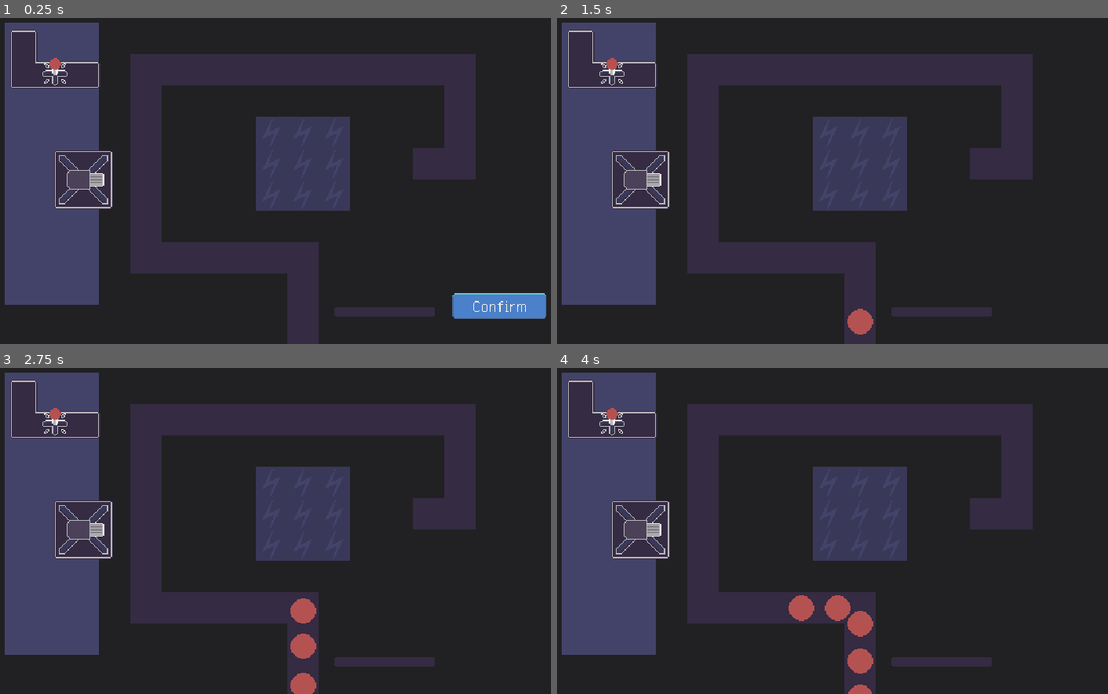
Above: before the commit, frames 1-4 (two rows, left to right).
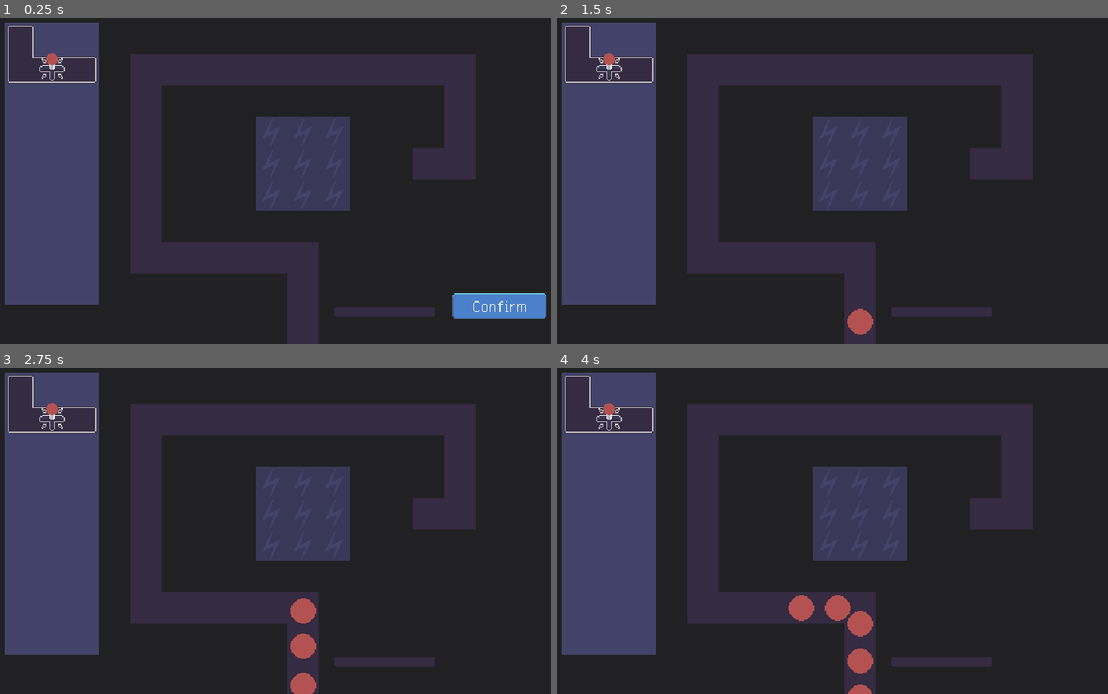
Above: after the commit, the same moments.

Repository: JeppeLindberg/tavern_game_jam_a24
Game: Godot game, scene res://scenes/main.tscn
The game is run twice, just before and just after one commit, with the same random seed, the same clock (stepped at 60 frames per second) and the same inputs.
Inputs (mouse positions are in pixels of both pictures, inside the frame that each line leads up to):
- Up to frame 1 (0.25 s): no input
- Up to frame 2 (1.5 s): click (1058, 304) at 0.5 s; tap Enter at 1.25 s; move the mouse to (981, 151) at 1.27 s; tap R (rotate) at 1.35 s; click (981, 151) at 1.42 s
- Up to frame 3 (2.75 s): move the mouse to (159, 534) at 2.02 s; tap R (rotate) at 2.1 s; click (159, 534) at 2.17 s
- Up to frame 4 (4 s): move the mouse to (909, 439) at 2.77 s; tap R (rotate) at 2.85, 3.6 s; click (909, 439) at 2.92 s; move the mouse to (810, 589) at 3.52 s; click (810, 589) at 3.67 s

The runs differ from the first frame. In frame 1, 2.5% of the frame differs, in the area x 1-21%, y 2-59%; in frame 2, 2.5%; in frame 3, 2.5%; in frame 4, 2.5%.

Commit message:
progress

Diff:
--- /dev/null
+++ b/prefabs/buildings/weakness_beam.tscn
@@ -0,0 +1,56 @@
+[gd_scene load_steps=6 format=3 uid="uid://c4c6w4apt54hw"]
+
+[ext_resource type="Script" path="res://scripts/building.gd" id="1_raymx"]
+[ext_resource type="TileSet" uid="uid://c7erlb2ig5mgi" path="res://tileset.tres" id="2_woav5"]
+[ext_resource type="Script" path="res://scripts/towers/minigun_tower.gd" id="3_vnxr1"]
+[ext_resource type="PackedScene" uid="uid://d1qgffjx2schp" path="res://prefabs/bullet.tscn" id="4_0x4kp"]
+
+[sub_resource type="RectangleShape2D" id="RectangleShape2D_jbq41"]
+size = Vector2(32, 32)
+
+[node name="minigun_tower" type="StaticBody2D"]
+script = ExtResource("1_raymx")
+building_name = "Minigun Tower"
+building_desc = "Shoots a hail of bullets in a single direction"
+
+[node name="sprite" type="TileMapLayer" parent="."]
+position = Vector2(-16, -16)
+tile_map_data = PackedByteArray(0, 0, 0, 0, 0, 0, 0, 0, 7, 0, 3, 0, 0, 0, 1, 0, 0, 0, 0, 0, 8, 0, 3, 0, 0, 0, 1, 0, 1, 0, 0, 0, 8, 0, 4, 0, 0, 0, 0, 0, 1, 0, 0, 0, 7, 0, 4, 0, 0, 0)
+tile_set = ExtResource("2_woav5")
+
+[node name="sprite2" type="TileMapLayer" parent="."]
+z_index = 2
+position = Vector2(-16, -16)
+tile_map_data = PackedByteArray(0, 0, 0, 0, 0, 0, 0, 0, 11, 0, 3, 0, 0, 0, 1, 0, 0, 0, 0, 0, 12, 0, 3, 0, 0, 0, 1, 0, 1, 0, 0, 0, 12, 0, 4, 0, 0, 0, 0, 0, 1, 0, 0, 0, 11, 0, 4, 0, 0, 0)
+tile_set = ExtResource("2_woav5")
+
+[node name="collider" type="CollisionShape2D" parent="."]
+shape = SubResource("RectangleShape2D_jbq41")
+debug_color = Color(0, 0.6, 0.701961, 0)
+
+[node name="collider2" type="CollisionShape2D" parent="."]
+position = Vector2(0, 32)
+shape = SubResource("RectangleShape2D_jbq41")
+debug_color = Color(0, 0.6, 0.701961, 0)
+
+[node name="collider3" type="CollisionShape2D" parent="."]
+position = Vector2(32, 32)
+shape = SubResource("RectangleShape2D_jbq41")
+debug_color = Color(0, 0.6, 0.701961, 0)
+
+[node name="collider4" type="CollisionShape2D" parent="."]
+position = Vector2(32, 0)
+shape = SubResource("RectangleShape2D_jbq41")
+debug_color = Color(0, 0.6, 0.701961, 0)
+
+[node name="tower" type="Node2D" parent="."]
+position = Vector2(16, 16)
+script = ExtResource("3_vnxr1")
+shots_per_sec = 10.0
+bullet_speed = 200.0
+bullet_prefab = ExtResource("4_0x4kp")
+
+[node name="sprite" type="TileMapLayer" parent="tower"]
+z_index = 1
+tile_map_data = PackedByteArray(0, 0, 255, 255, 255, 255, 0, 0, 9, 0, 3, 0, 0, 0, 0, 0, 255, 255, 0, 0, 10, 0, 3, 0, 0, 0, 0, 0, 0, 0, 0, 0, 10, 0, 4, 0, 0, 0, 255, 255, 0, 0, 0, 0, 9, 0, 4, 0, 0, 0)
+tile_set = ExtResource("2_woav5")
--- a/scenes/main.tscn
+++ b/scenes/main.tscn
@@ -222,12 +222,6 @@
 
 [node name="inventory" type="Node2D" parent="game"]
 
-[node name="footprint" parent="game/inventory" instance=ExtResource("9_ang0u")]
-position = Vector2(75, 77)
-
-[node name="minigun_tower" parent="game/inventory" instance=ExtResource("10_8mggg")]
-position = Vector2(112, 192)
-
 [connection signal="button_up" from="ui/prepare_screen/h_container/v_container/confirm" to="ui/prepare_screen/h_container/v_container/confirm" method="_on_button_up"]
 [connection signal="mouse_entered" from="ui/prepare_screen/h_container/v_container/confirm" to="ui/prepare_screen/h_container/v_container/confirm/hovering" method="set_show"]
 [connection signal="mouse_exited" from="ui/prepare_screen/h_container/v_container/confirm" to="ui/prepare_screen/h_container/v_container/confirm/hovering" method="set_hide"]
--- a/scripts/main.gd
+++ b/scripts/main.gd
@@ -2,6 +2,7 @@
 
 @onready var game:Node2D = get_node('/root/main/game')
 @onready var tiles:Node2D = get_node('/root/main/game/tiles')
+@onready var upgrades:Node2D = get_node('/root/main/game/upgrades')
 
 @export_flags_2d_physics var basic_layer
 @export_flags_2d_physics var enemy_layer
@@ -9,10 +10,16 @@
 var _curr_secs:float
 var _delta_secs:float
 
+var initalize = true
+
 func _ready() -> void:
 	tiles.recalc_tiles()
 
 func _process(_delta: float) -> void:
+	if initalize:
+		upgrades.generate_beginning_buildings()
+		initalize = false
+
 	var time_elapsed = float(Time.get_ticks_msec()) / 1000.0;
 	_delta_secs = time_elapsed - _curr_secs
 	_curr_secs = time_elapsed
--- a/scripts/upgrades.gd
+++ b/scripts/upgrades.gd
@@ -6,6 +6,10 @@
 @export var upgrade_selection_prefab:PackedScene
 @export var buildings:Array = []
 
+
+func generate_beginning_buildings():
+	var node = main.create_node(buildings[0], main)
+	node.drop()
 
 func generate_upgrades():
 	var possible_upgrades = buildings.duplicate()
